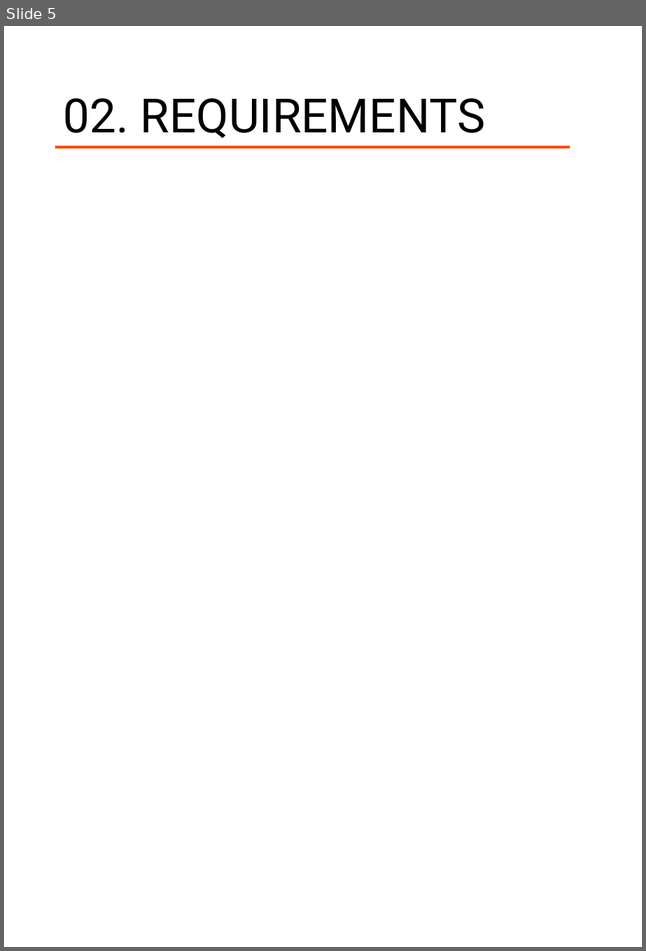
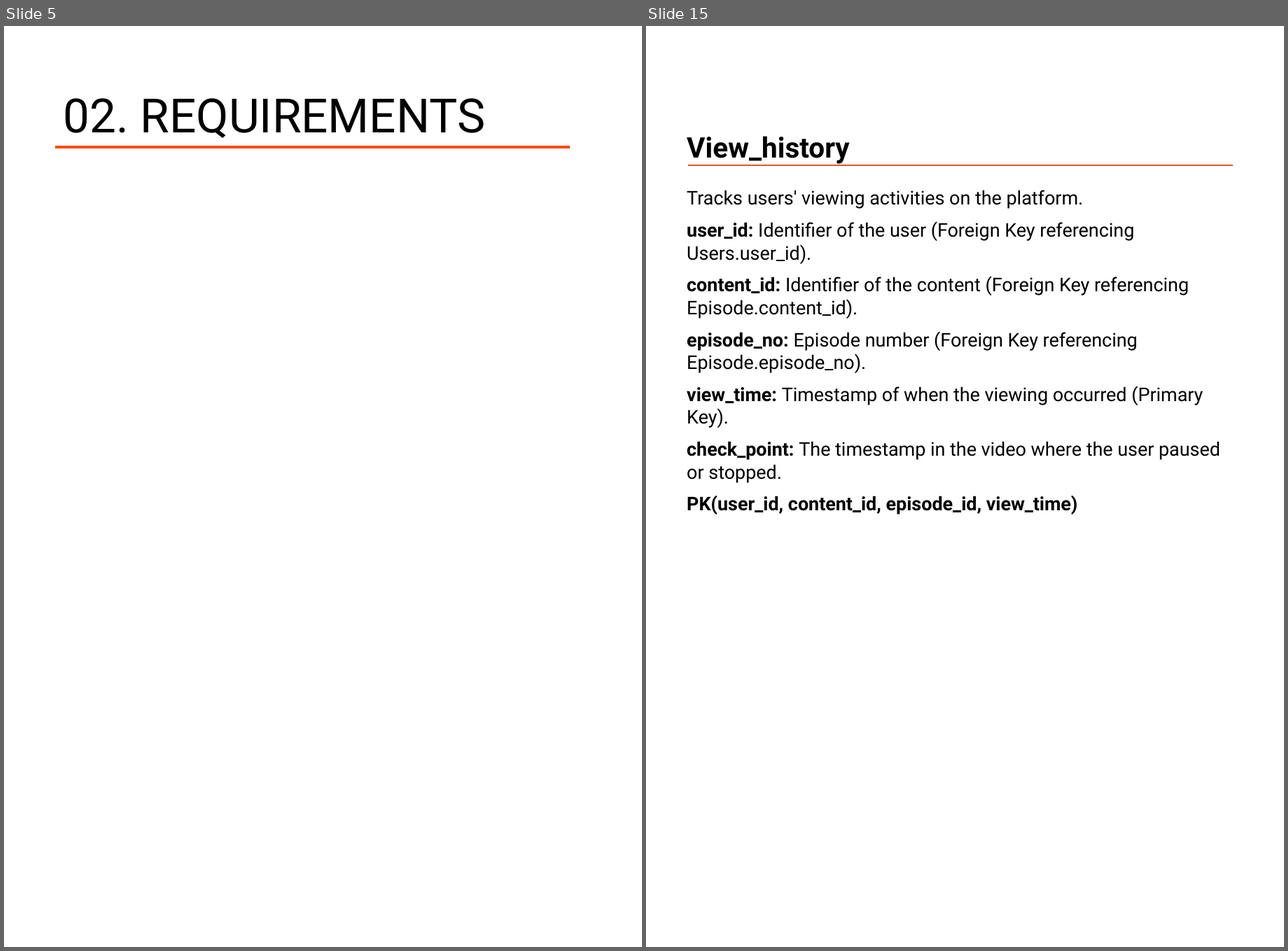
Before and after one commit to mtrung12/Movie_streaming_db, a slide deck: movie_stream_report.pptx. Shown side by side, each under a label of ours: slide 5 before the commit, slides 5 and 15 after it; the slides between them are not shown. The pictures are 646x951 and 1288x951 pixels, drawn with LibreOffice and Linux fonts; fonts in the diff are those of the drawing. Boxes give left, top, right and bottom in pixels: in the first picture for what was removed or moved away, otherwise in the second. Text is boxed around its words. In the diff, an @@ line names an element or a change of style, - is before the commit and + after.

```diff
--- a/movie_stream_report.pptx
+++ b/movie_stream_report.pptx
@@ slide 15 added at (646,26,1284,947), background #FFFFFF @@
@@ text added at (687,136,850,164), 24 pt, text #000000, bold @@
+View_history
@@ line added from (689, 165) to (1233, 165), #F05222 1.5 pt @@
@@ text added at (687,190,1220,515), 16 pt, text #000000 @@
+Tracks users' viewing activities on the platform.
+user_id: Identifier of the user (Foreign Key referencing Users.user_id).
+content_id: Identifier of the content (Foreign Key referencing Episode.content_id).
+episode_no: Episode number (Foreign Key referencing Episode.episode_no).
+view_time: Timestamp of when the viewing occurred (Primary Key).
+check_point: The timestamp in the video where the user paused or stopped.
+PK(user_id, content_id, episode_id, view_time)
```
Also in this commit, not shown: 1 slide changed, 13 other slides added, 1 slide removed, 10 other files.
